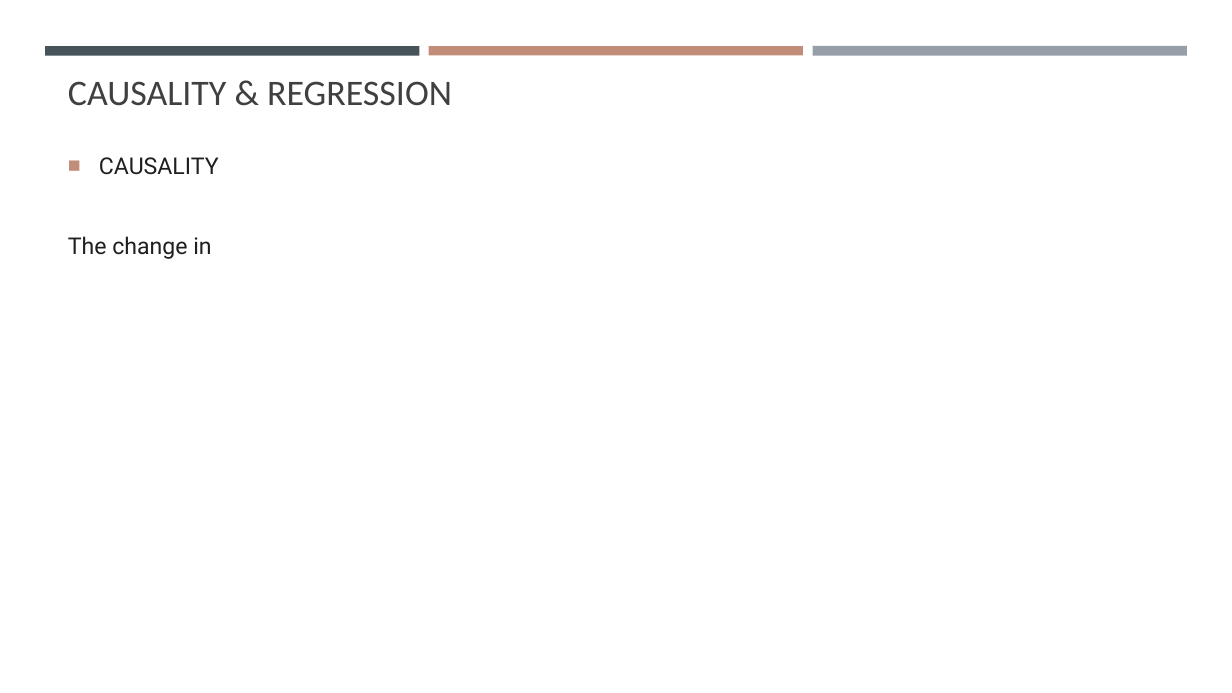
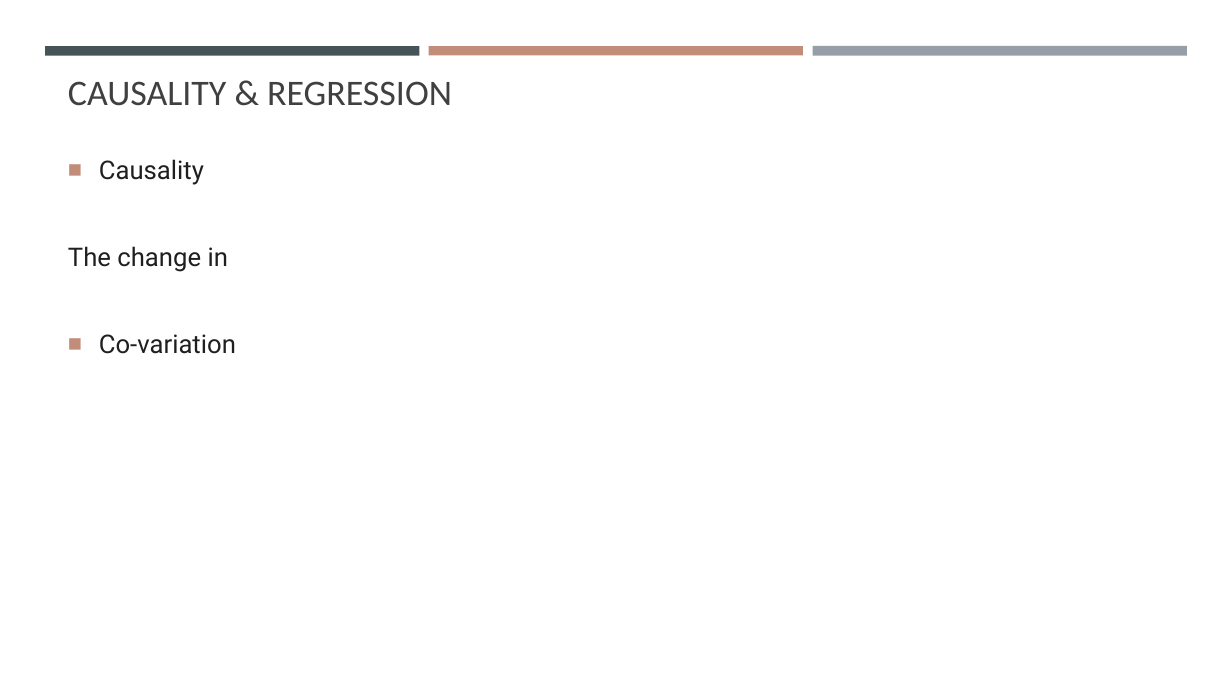
Before and after one commit to gisynw/geog-247, a slide deck: slide 3 of docs/Lectures/Week04/Week04_BivariateRegression.pptx. Drawn at 1232x693 pixels with LibreOffice and Linux fonts; fonts in the diff are those of the drawing. Boxes give left, top, right and bottom in pixels: in the first picture for what was removed or moved away, otherwise in the second. Text is boxed around its words. In the diff, an @@ line names an element or a change of style, - is before the commit and + after.

```diff
--- a/docs/Lectures/Week04/Week04_BivariateRegression.pptx
+++ b/docs/Lectures/Week04/Week04_BivariateRegression.pptx
@@ text at bbox=[99, 159, 204, 185]: text changed; size 18 to 20 pt @@
-■ CAUSALITY
+■ Causality
@@ text at bbox=[68, 246, 228, 272]: size 18 to 20 pt in "The change in" @@
@@ text at bbox=[99, 334, 236, 354]: paragraph added @@
+■ Co-variation
```
Also in this commit, not shown: 2 other slides changed, 1 slide added, 1 other file.
